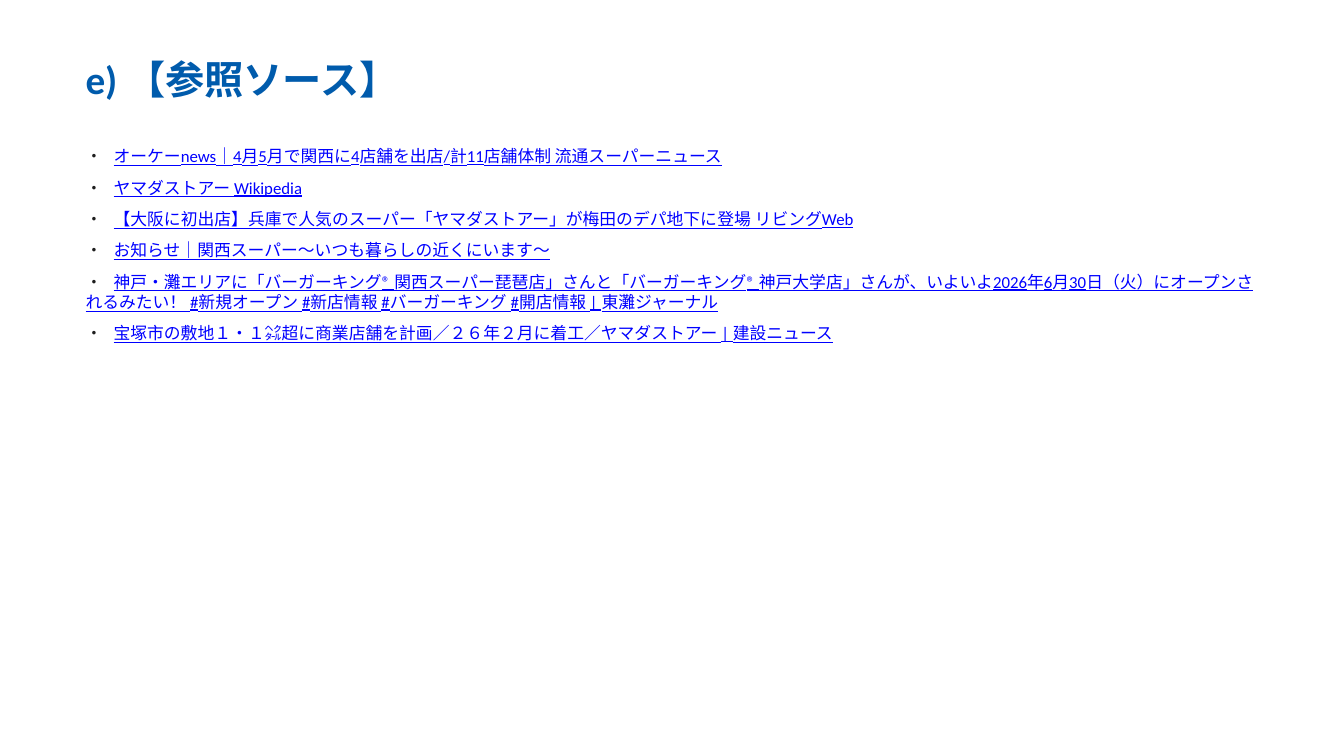
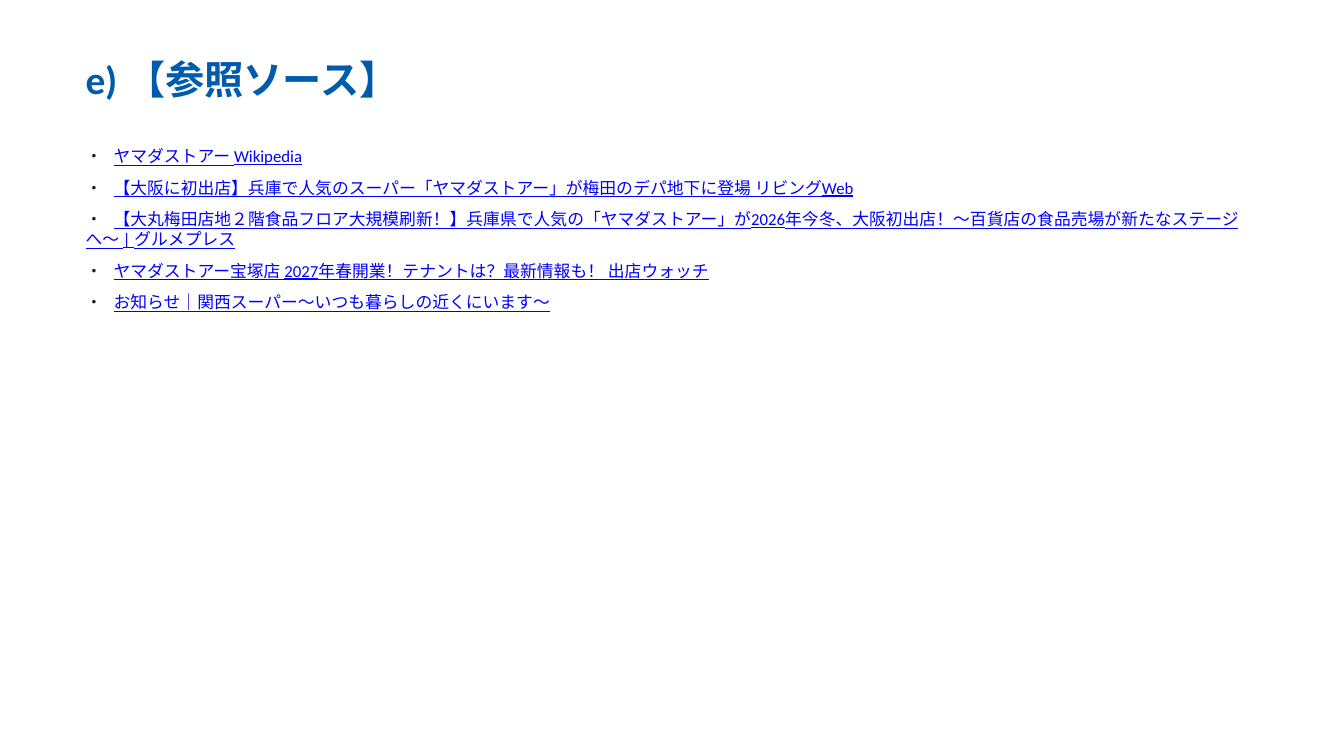
Before and after one commit to yutatbgt-bit/Competitive-research, a slide deck: slide 6 of report/2026_06_28_competitive_report_within_2km.pptx. Drawn at 1344x756 pixels with LibreOffice and Linux fonts; fonts in the diff are those of the drawing. Boxes give left, top, right and bottom in pixels: in the first picture for what was removed or moved away, otherwise in the second. Text is boxed around its words. In the diff, an @@ line names an element or a change of style, - is before the commit and + after.

```diff
--- a/report/2026_06_28_competitive_report_within_2km.pptx
+++ b/report/2026_06_28_competitive_report_within_2km.pptx
@@ text at box(86, 147, 722, 166): paragraph removed @@
-・ オーケーnews｜4月5月で関西に4店舗を出店/計11店舗体制 流通スーパーニュース
@@ text at box(86, 210, 1239, 280): paragraphs added @@
+・ 【大丸梅田店地２階食品フロア大規模刷新！】兵庫県で人気の「ヤマダストアー」が2026年今冬、大阪初出店！～百貨店の食品売場が新たなステージへ～ | グルメプレス
+・ ヤマダストアー宝塚店 2027年春開業！テナントは？最新情報も！ 出店ウォッチ
@@ text at box(86, 273, 1253, 343): paragraphs removed @@
-・ 神戸・灘エリアに「バーガーキング® 関西スーパー琵琶店」さんと「バーガーキング® 神戸大学店」さんが、いよいよ2026年6月30日（火）にオープンされるみたい！ #新規オープン #新店情報 #バーガーキング #開店情報 | 東灘ジャーナル
-・ 宝塚市の敷地１・１㌶超に商業店舗を計画／２６年２月に着工／ヤマダストアー | 建設ニュース
```
Also in this commit, not shown: 4 other slides changed, 7 other files.
